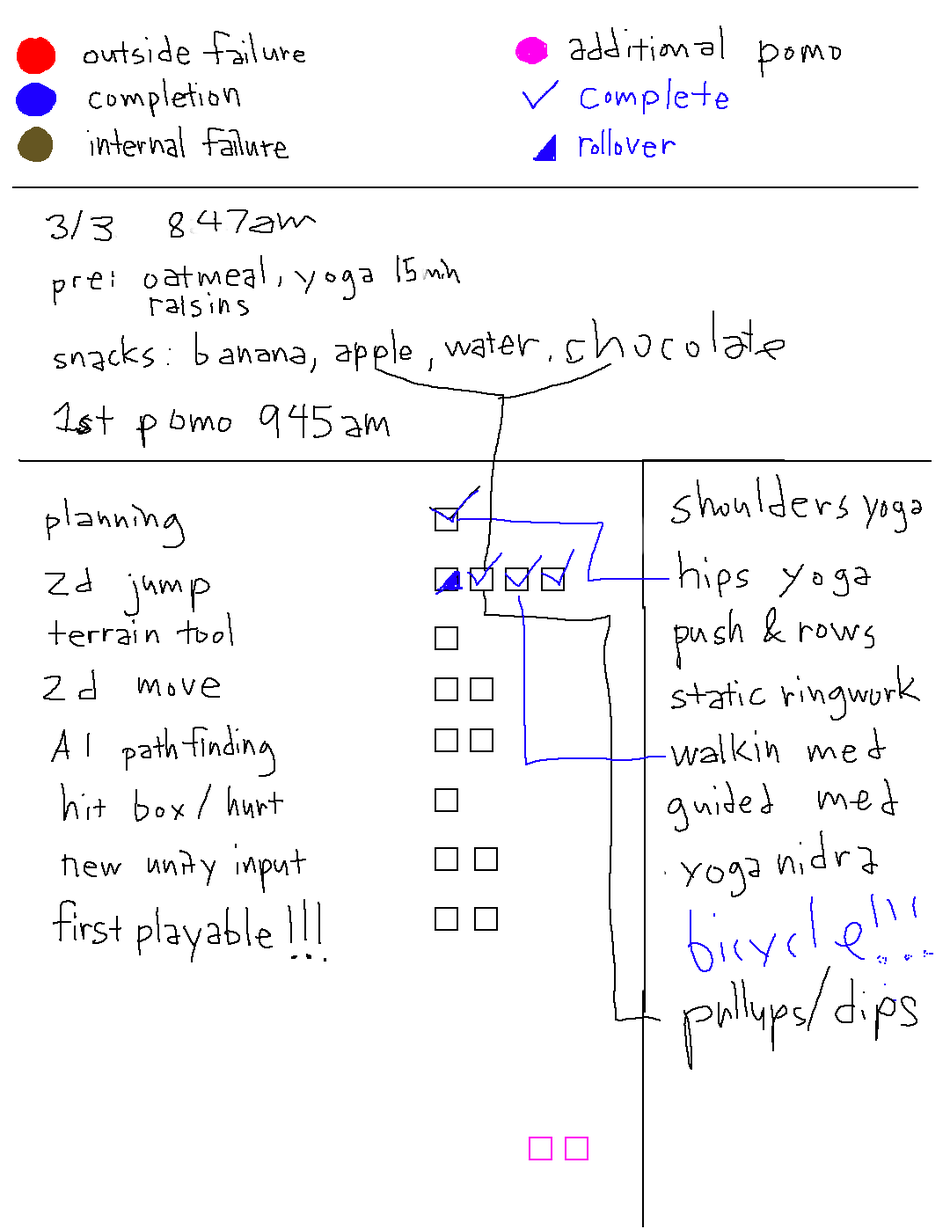
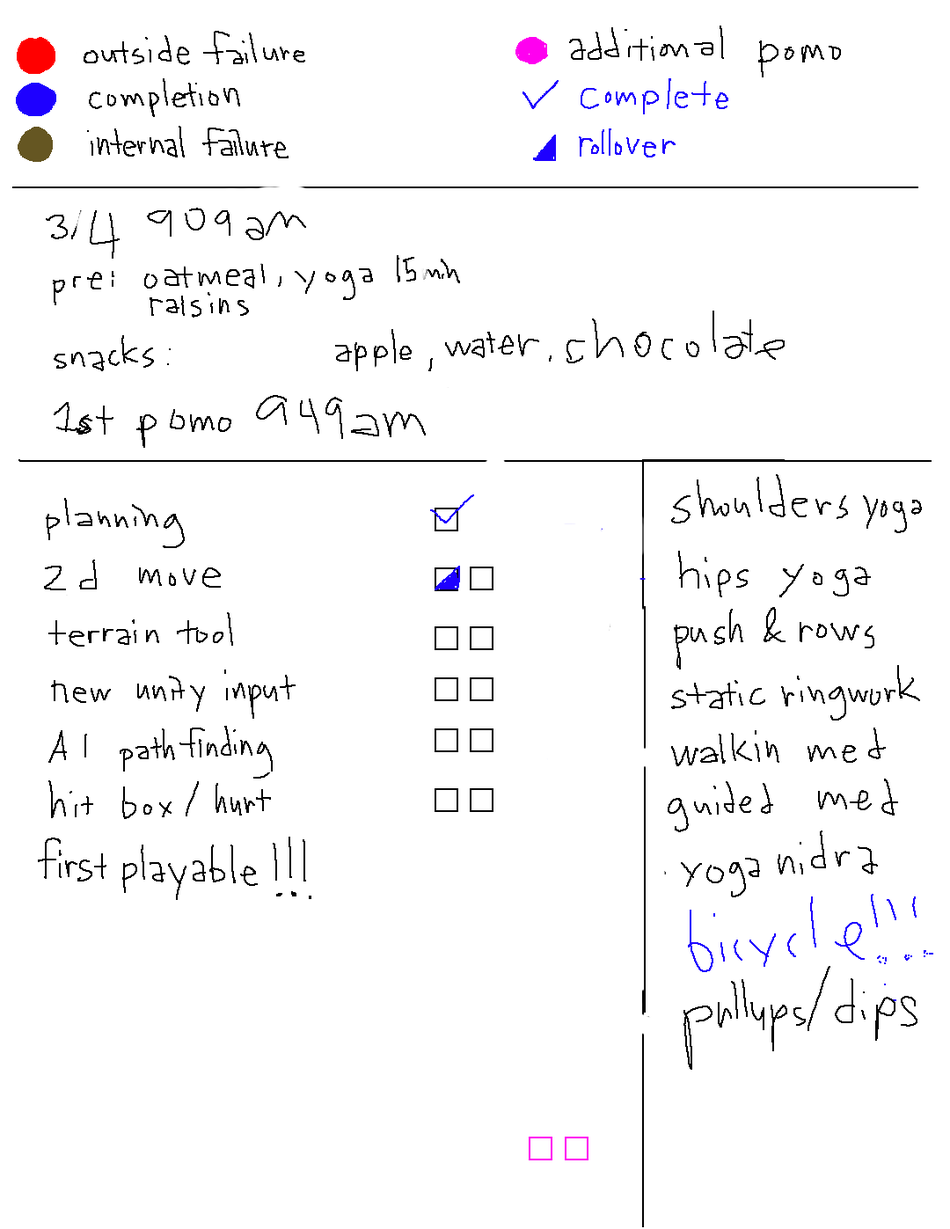
Revision of a layered (950, 1229) image; what changed, layer by layer:
added group "3/4" with 18 layers above "3/3" over [37,186,675,1036]
added group "pomodoro" (1st of 4, in "3/4") with 17 layers in group "3/4" over [37,186,675,1036]
added layer "words" (1st of 4, in "3/4" › "pomodoro") in group "pomodoro" over [37,186,675,1036]
added group "checkBoxes" (1st of 4, in "3/4" › "pomodoro") with 14 layers in group "pomodoro" over [434,507,589,931]
added layer "checkbox copy 20" (1st of 2, in "3/4" › "pomodoro" › "checkBoxes") in group "checkBoxes" over [469,788,494,813]
added layer "checkbox copy 11" (1st of 3, in "3/4" › "pomodoro" › "checkBoxes") in group "checkBoxes" over [469,626,494,651]
added layer "checkbox copy 8" (1st of 3, in "3/4" › "pomodoro" › "checkBoxes") in group "checkBoxes" over [434,567,459,592]
added layer "checkbox copy 18" (1st of 2, in "3/4" › "pomodoro" › "checkBoxes") in group "checkBoxes" over [469,566,494,590]
added layer "checkbox" (1st of 4, in "3/4" › "pomodoro" › "checkBoxes") in group "checkBoxes" over [434,509,459,524]
hid group "3/3" (22 layers) over [37,186,675,1036]
